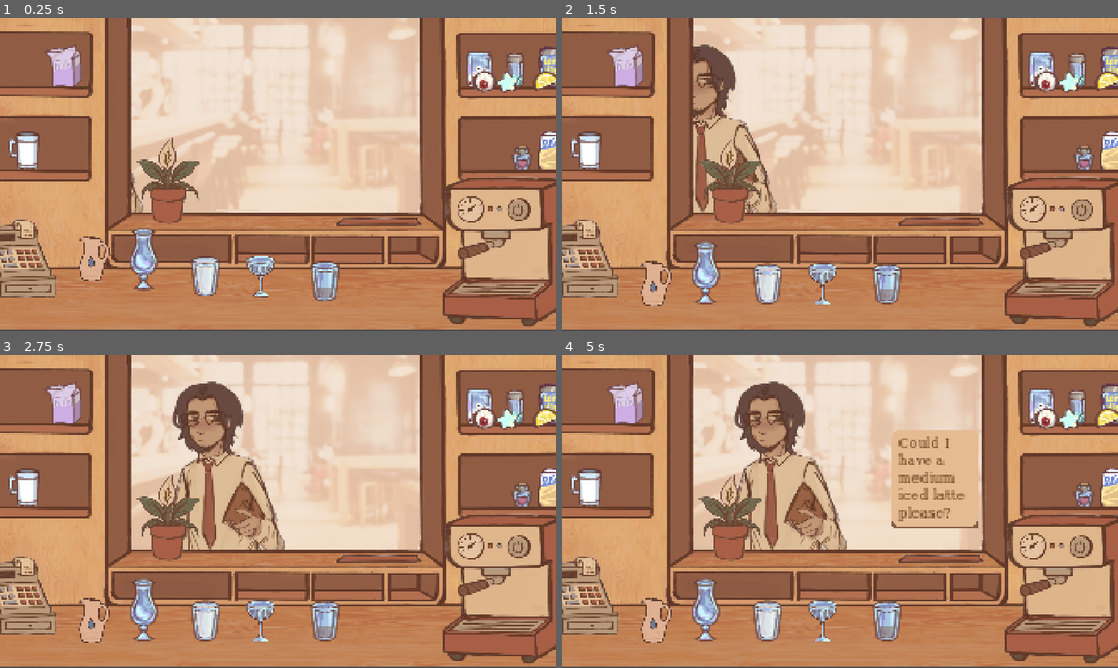
Above: before the commit, frames 1-4 (two rows, left to right).
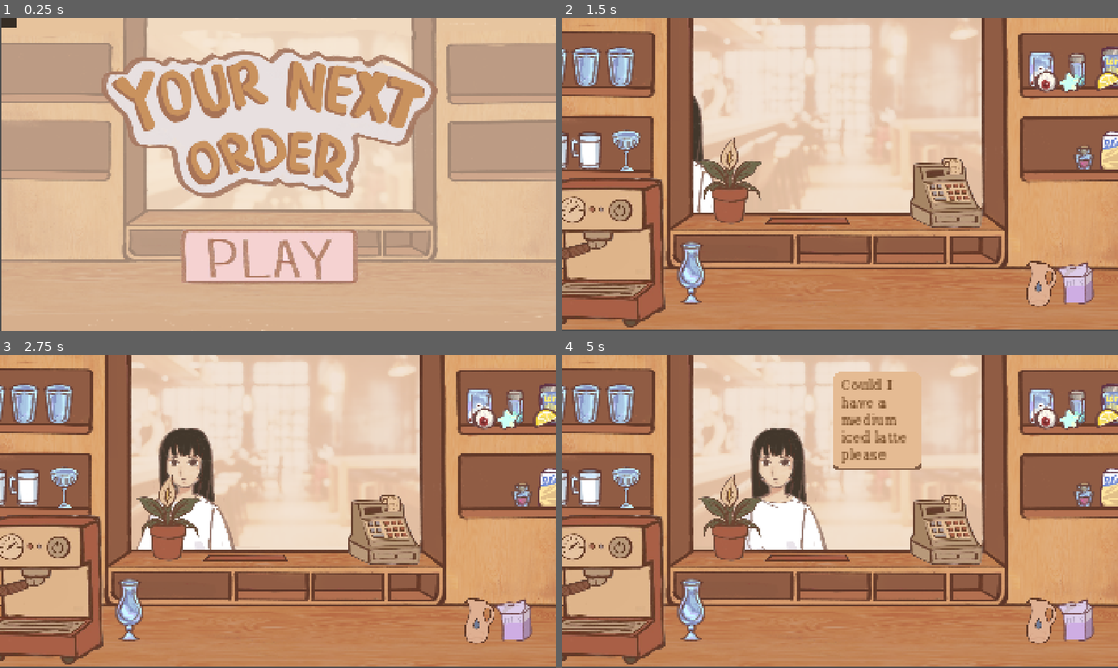
Above: after the commit, the same moments.

Repository: sanicatthedisco/brewing
Game: Godot game, scene res://Objects/main menu/main menu.tscn
Same seed, same stepped clock (60 frames per second), same inputs: the game is played once before the commit and once after it. Before the commit the project starts from res://main.tscn.
Inputs (mouse positions are in pixels of both pictures, inside the frame that each line leads up to):
- Up to frame 1 (0.25 s): no input
- Up to frame 2 (1.5 s): click (828, 255) at 0.52 s; drag from (1056, 208) to (823, 246) at 1.27 s
- Up to frame 3 (2.75 s): drag from (166, 527) to (494, 545) at 2.02 s
- Up to frame 4 (5 s): move the mouse to (895, 442) at 2.77 s; hold Space (advance_dialog) 2.78-3.5 s; click (895, 442) at 2.92 s; drag from (812, 574) to (1062, 617) at 3.52 s; move the mouse to (1006, 558) at 4.27 s; hold Space (advance_dialog) from 4.28 s (still down); click (1006, 558) at 4.42 s

The runs differ from the first frame. In frame 1, 84% of the frame differs, in the area x 0-100%, y 0-100%; in frame 2, 25%; in frame 3, 29%; in frame 4, 35%.

Commit message:
Eve

Diff:
--- a/Objects/Dialogue/Characters/Character.tscn
+++ b/Objects/Dialogue/Characters/Character.tscn
@@ -4,6 +4,7 @@
 [ext_resource type="Texture2D" uid="uid://cva8hres8vye0" path="res://Assets/Sprites/char_transparent.png" id="1_4fqcr"]
 
 [sub_resource type="SpriteFrames" id="SpriteFrames_l0epr"]
+resource_local_to_scene = true
 animations = [{
 "frames": [{
 "duration": 1.0,
--- /dev/null
+++ b/Objects/Dialogue/Characters/Eve/eve.gd
@@ -0,0 +1,28 @@
+extends Character
+
+func _ready():
+	pre_order_dialog = Dialog.new([
+		#DLine.new("Could I have a medium iced latte please?"),
+		#DLine.new("?", "protag"),
+		#DLine.new("Oh, sorry. That’s just what I usually order."),
+		#DLine.new("What do you guys have? I overslept and my mind’s a mess…"),
+		#DLine.new("I have to clock in in 20 minutes."),
+		#DLine.new("No worries. I just woke up from a nap myself.", "protag"),
+		#DLine.new("The menu’s to your left.", "protag"),
+		#DLine.new("Hmm…"),
+		DLine.new("Then I’ll have an espresso with an electric star.")
+	])
+
+	evaluation_dialogs = {
+		0.0: Dialog.new([DLine.new("This isn’t what I wanted at all.")]),
+		0.5: Dialog.new([DLine.new("It’s okay…")]),
+		0.9: Dialog.new([DLine.new("Thank you! This is great!")]),
+	}
+
+	order = Order.new(
+	8,
+	{
+		Ingredients.ESPRESSO: 1,
+		Ingredients.MILK: 3
+	}
+)
--- /dev/null
+++ b/Objects/Dialogue/Characters/Eve/eve.tscn
@@ -0,0 +1,23 @@
+[gd_scene format=3 uid="uid://ug1vtyqj5qob"]
+
+[ext_resource type="PackedScene" uid="uid://f6q3hscdopp7" path="res://Objects/Dialogue/Characters/Character.tscn" id="1_y8dgu"]
+[ext_resource type="Texture2D" uid="uid://bkiiiu67oen28" path="res://Assets/Sprites/eve.png" id="2_ivl45"]
+
+[sub_resource type="SpriteFrames" id="SpriteFrames_0soh5"]
+resource_local_to_scene = true
+animations = [{
+"frames": [{
+"duration": 1.0,
+"texture": ExtResource("2_ivl45")
+}],
+"loop": 1,
+"name": &"default",
+"speed": 5.0
+}]
+
+[node name="Eve" unique_id=1050556539 instance=ExtResource("1_y8dgu")]
+
+[node name="AnimatedSprite2D" parent="." index="0" unique_id=427216875]
+position = Vector2(358, 626)
+scale = Vector2(0.9, 0.9)
+sprite_frames = SubResource("SpriteFrames_0soh5")
--- /dev/null
+++ b/Objects/Dialogue/Characters/Kid/Kid.tscn
@@ -0,0 +1,26 @@
+[gd_scene format=3 uid="uid://djoo76h5c1inr"]
+
+[ext_resource type="PackedScene" uid="uid://f6q3hscdopp7" path="res://Objects/Dialogue/Characters/Character.tscn" id="1_bvv6f"]
+[ext_resource type="Texture2D" uid="uid://brtohkfcoaraf" path="res://Assets/Sprites/kid.png" id="2_3wgxj"]
+[ext_resource type="Script" uid="uid://5527mtppfjgh" path="res://Objects/Dialogue/Characters/Kid/kid.gd" id="2_kb8mx"]
+
+[sub_resource type="SpriteFrames" id="SpriteFrames_kb8mx"]
+resource_local_to_scene = true
+animations = [{
+"frames": [{
+"duration": 1.0,
+"texture": ExtResource("2_3wgxj")
+}],
+"loop": 1,
+"name": &"default",
+"speed": 5.0
+}]
+
+[node name="Kid" unique_id=1050556539 instance=ExtResource("1_bvv6f")]
+script = ExtResource("2_kb8mx")
+
+[node name="AnimatedSprite2D" parent="." index="0" unique_id=427216875]
+position = Vector2(374, 600)
+scale = Vector2(0.7, 0.7)
+sprite_frames = SubResource("SpriteFrames_kb8mx")
+frame_progress = 0.0
--- /dev/null
+++ b/Objects/Dialogue/Characters/Kid/kid.gd
@@ -0,0 +1,33 @@
+extends Character
+
+func _ready():
+	pre_order_dialog = Dialog.new([
+		DLine.new("…"),
+		DLine.new("(This kid is wearing such a huge jacket…Is it even that cold outside today?)", "protag"),
+		DLine.new("(... What season was it again?)", "protag"),
+		DLine.new("…May I have some milk?"),
+		DLine.new("(They’re shivering…)", "protag"),
+		DLine.new("…Please? Is it fast?"),
+		DLine.new("I have to go home before it gets dark."),
+		DLine.new("My mom always told me it’s dangerous when you can’t see the sidewalk."),
+		DLine.new("Cuz there’s bad people hiding."),
+		DLine.new("But I’m really really thirsty."),
+		DLine.new("And I didn’t bring any water, cuz I thought I’d only walk for a little bit."),
+		DLine.new("I have… 3 dollars and a quarter."),
+		DLine.new("Don’t worry about the cost. I’ll try to find something for you.", "protag")
+	])
+
+	evaluation_dialogs = {
+		0.0: Dialog.new([
+			DLine.new("Oh, I… Don’t know if I can drink that."),
+			DLine.new("Sorry. I’m in a hurry, so…! ")
+		]),
+		0.5: Dialog.new([DLine.new("Thanks! I have to go now!")]),
+	}
+
+	order = Order.new(
+	8,
+	{
+		Ingredients.MILK: 1
+	}
+)
--- a/Objects/Dialogue/Characters/character.gd
+++ b/Objects/Dialogue/Characters/character.gd
@@ -10,8 +10,10 @@
 var order: Order
 
 signal ready_for_order
+signal order_complete
+signal took_drink
 
-enum State {ORDERING, APPEARING, WAITING, EVALUATING}
+enum State {ORDERING, APPEARING, WAITING, EVALUATING, LEAVING}
 var state: State = State.APPEARING
 
 var move_speed = 200.0
@@ -29,6 +31,11 @@
 			else:
 				start_npc_dialogue(pre_order_dialog.lines)
 				state = State.ORDERING
+		State.LEAVING:
+			if position.x > target_x:
+				position.x -= move_speed * delta
+			else:
+				order_complete.emit()
 
 
 func start_npc_dialogue(dialog: Array[DLine]) -> void:
@@ -36,9 +43,10 @@
 	send_dialog(pre_order_dialog)
 
 func recieve_order(item: IngredientContainer):
+	state = State.EVALUATING
 	var score := order.evaluate_container(item)
 	print("Score: ", score)
-	var dialog: Dialog
+	var dialog: Dialog = evaluation_dialogs[0.0]
 	for score_cutoff in evaluation_dialogs:
 		if score >= score_cutoff:
 			dialog = evaluation_dialogs[score_cutoff]
@@ -54,3 +62,7 @@
 		State.ORDERING:
 			state = State.WAITING
 			ready_for_order.emit()
+		State.EVALUATING:
+			target_x = 0
+			state = State.LEAVING
+			took_drink.emit()
--- a/Objects/OrderManager.tscn
+++ b/Objects/OrderManager.tscn
@@ -1,6 +1,10 @@
 [gd_scene format=3 uid="uid://cn3he6bdr5xei"]
 
 [ext_resource type="Script" uid="uid://die33n3hlt2cu" path="res://Objects/order_manager.gd" id="1_02wla"]
+[ext_resource type="PackedScene" uid="uid://ug1vtyqj5qob" path="res://Objects/Dialogue/Characters/Eve/eve.tscn" id="2_g2qc7"]
+[ext_resource type="PackedScene" uid="uid://djoo76h5c1inr" path="res://Objects/Dialogue/Characters/Kid/Kid.tscn" id="2_ptoth"]
+[ext_resource type="PackedScene" uid="uid://bfsleojhdq3h3" path="res://Objects/Dialogue/Characters/Adam/Adam.tscn" id="3_g2qc7"]
 
 [node name="OrderManager" type="Node2D" unique_id=1788546562]
 script = ExtResource("1_02wla")
+character_scenes = Array[PackedScene]([ExtResource("2_g2qc7"), ExtResource("2_ptoth"), ExtResource("3_g2qc7")])
--- a/Objects/Surfaces/serving_mat.gd
+++ b/Objects/Surfaces/serving_mat.gd
@@ -4,10 +4,15 @@
 
 @onready var detector: Area2D = $Detector
 var active = false
+var item: IngredientContainer
 
 func _physics_process(delta):
 	if active:
 		for body in detector.get_overlapping_bodies():
 			if body is IngredientContainer:
 				item_served.emit(body as IngredientContainer)
+				item = body
 				active = false
+
+func clear_item():
+	item.queue_free()
--- a/Objects/order_manager.gd
+++ b/Objects/order_manager.gd
@@ -1,16 +1,42 @@
 extends Node2D
 
 @export var serving_mat: ServingMat
-@export var character: Character
+@export var character_scenes: Array[PackedScene]
 @export var glass: IngredientContainer
+
+var character: Character
+var char_idx := 0
+var character_spawn_pos := Vector2(-130, -20)
 
 func _ready():
 	serving_mat.item_served.connect(_serve_order)
-	character.ready_for_order.connect(_enable_orders)
-	glass.contents_start = {Ingredients.ESPRESSO: 1, Ingredients.MILK: 2.5}
+	_spawn_active_character()
 
 func _enable_orders():
 	serving_mat.active = true
 
 func _serve_order(item: IngredientContainer):
 	character.recieve_order(item)
+
+func _on_order_complete():
+	_remove_active_character()
+	char_idx += 1
+	_spawn_active_character()
+
+func _clear_drink():
+	serving_mat.clear_item()
+
+func _spawn_active_character():
+	character = character_scenes[char_idx].instantiate()
+	add_child(character)
+	character.position = character_spawn_pos
+
+	character.ready_for_order.connect(_enable_orders)
+	character.order_complete.connect(_on_order_complete)
+	character.took_drink.connect(_clear_drink)
+
+func _remove_active_character():
+	character.ready_for_order.disconnect(_enable_orders)
+	character.order_complete.disconnect(_on_order_complete)
+	character.took_drink.disconnect(_clear_drink)
+	character.queue_free()
--- a/Resources/order.gd
+++ b/Resources/order.gd
@@ -24,4 +24,5 @@
 			score = score + (1-error)
 		else:
 			score -= actual_ratio
-	return score / contents.size()
+	score /= contents.size()
+	return clampf(score, 0, score)
--- a/Scripts/dialogueManager.gd
+++ b/Scripts/dialogueManager.gd
@@ -5,8 +5,8 @@
 @onready var text_box_scene = preload("res://Objects/Dialogue/text_box.tscn")
 
 enum Speaker {CUSTOMER, PROTAG}
-var customer_pos := Vector2(1200, 400)
-var protag_pos := Vector2(1250, 500)
+var customer_pos := Vector2(1000, 200)
+var protag_pos := customer_pos + Vector2(200, 200)
 
 var dialog: Dialog
 var current_line_index = 0
--- a/main.tscn
+++ b/main.tscn
@@ -3,7 +3,6 @@
 [ext_resource type="PackedScene" uid="uid://chxk2ct451rqe" path="res://Objects/Table.tscn" id="1_0xm2m"]
 [ext_resource type="PackedScene" uid="uid://bqepkful3ipox" path="res://Objects/Machines/EspressoMachine.tscn" id="1_7mycd"]
 [ext_resource type="PackedScene" uid="uid://cn3he6bdr5xei" path="res://Objects/OrderManager.tscn" id="1_w48qg"]
-[ext_resource type="PackedScene" uid="uid://bfsleojhdq3h3" path="res://Objects/Dialogue/Characters/Adam/Adam.tscn" id="1_ycdy4"]
 [ext_resource type="PackedScene" uid="uid://bygno35u5nyh5" path="res://Objects/Containers/Glass/Glass.tscn" id="4_1bvp3"]
 [ext_resource type="PackedScene" uid="uid://scot3pwockud" path="res://Objects/Ingredients/Garnish/ElectricStar.tscn" id="4_w48qg"]
 [ext_resource type="Texture2D" uid="uid://dfq1i8k4reyxm" path="res://Assets/Sprites/Background/workspace_background.png" id="5_7mycd"]
@@ -33,66 +32,70 @@
 @onready var rim = collider.shape as SegmentShape2D
 "
 
-[sub_resource type="SegmentShape2D" id="SegmentShape2D_0odxb"]
+[sub_resource type="SegmentShape2D" id="SegmentShape2D_1u8w0"]
 resource_local_to_scene = true
 a = Vector2(-1000, 0)
 b = Vector2(1071, 1)
 
-[sub_resource type="SegmentShape2D" id="SegmentShape2D_lswn8"]
+[sub_resource type="SegmentShape2D" id="SegmentShape2D_0odxb"]
 resource_local_to_scene = true
 a = Vector2(-187, 0)
 b = Vector2(214, 1)
 
-[sub_resource type="SegmentShape2D" id="SegmentShape2D_a6jrf"]
+[sub_resource type="SegmentShape2D" id="SegmentShape2D_lswn8"]
 resource_local_to_scene = true
 a = Vector2(-187, 0)
 b = Vector2(214, 1)
 
-[sub_resource type="SegmentShape2D" id="SegmentShape2D_xuqvo"]
+[sub_resource type="SegmentShape2D" id="SegmentShape2D_a6jrf"]
 resource_local_to_scene = true
 a = Vector2(-187, 0)
 b = Vector2(214, 1)
 
-[sub_resource type="SegmentShape2D" id="SegmentShape2D_qsp4k"]
+[sub_resource type="SegmentShape2D" id="SegmentShape2D_xuqvo"]
 resource_local_to_scene = true
 a = Vector2(-198, -1)
 b = Vector2(212.5, 0)
 
 [node name="Main" type="Node2D" unique_id=1694163084]
 
-[node name="OrderManager" parent="." unique_id=1788546562 node_paths=PackedStringArray("serving_mat", "character", "glass") instance=ExtResource("1_w48qg")]
-serving_mat = NodePath("../Garnishes/Surfaces/ServingMat")
-character = NodePath("Adam")
+[node name="OrderManager" parent="." unique_id=1788546562 node_paths=PackedStringArray("serving_mat", "glass") instance=ExtResource("1_w48qg")]
+serving_mat = NodePath("../Surfaces/ServingMat")
 glass = NodePath("../Cups/Glass2")
 
-[node name="Adam" parent="OrderManager" unique_id=1050556539 instance=ExtResource("1_ycdy4")]
-position = Vector2(-138, -23)
-
 [node name="EspressoMachine" parent="." unique_id=1054846614 instance=ExtResource("1_7mycd")]
-position = Vector2(1747, 811.00006)
+position = Vector2(158, 813)
 
 [node name="Cups" type="Node2D" parent="." unique_id=196977630]
 
 [node name="CocktailGlass" parent="Cups" unique_id=1266183240 instance=ExtResource("6_4c57u")]
-position = Vector2(911, 866)
+position = Vector2(232, 453)
 capacity = 4.0
 
 [node name="Carafe" parent="Cups" unique_id=1568535870 instance=ExtResource("6_kek77")]
-position = Vector2(507, 807)
+position = Vector2(458, 867)
 capacity = 16.0
 
 [node name="Glass" parent="Cups" unique_id=731173235 instance=ExtResource("4_1bvp3")]
-position = Vector2(720, 865)
+position = Vector2(-21, 173)
 capacity = 12.0
 starting_fill = 11.0
 starting_ingredient = "Milk"
 
 [node name="Mug" parent="Cups" unique_id=167219955 instance=ExtResource("7_5vw27")]
-position = Vector2(93, 448)
+position = Vector2(-20, 451)
+capacity = 12.0
+
+[node name="Mug" parent="Cups/Mug" unique_id=186446181 instance=ExtResource("7_5vw27")]
+position = Vector2(114, -1)
 capacity = 12.0
 
 [node name="Glass2" parent="Cups" unique_id=1678497719 instance=ExtResource("4_1bvp3")]
-position = Vector2(1133, 882)
+position = Vector2(94, 173)
+capacity = 12.0
+
+[node name="Glass2" parent="Cups/Glass2" unique_id=26179990 instance=ExtResource("4_1bvp3")]
+position = Vector2(119, 0)
 capacity = 12.0
 
 [node name="Background" type="Node2D" parent="." unique_id=1552619822]
@@ -114,7 +117,8 @@
 metadata/_edit_lock_ = true
 
 [node name="Register" type="Sprite2D" parent="Background" unique_id=774174824]
-position = Vector2(69, 834)
+position = Vector2(1337, 606)
+scale = Vector2(0.8967016, 0.8967016)
 texture = ExtResource("5_ycdy4")
 
 [node name="Plant" type="Sprite2D" parent="Background" unique_id=972104437]
@@ -178,58 +182,59 @@
 [node name="InteractionZone" parent="Garnishes/Eye/InteractionDetector" index="0" unique_id=1632809004]
 metadata/_edit_lock_ = true
 
-[node name="Surfaces" type="Node2D" parent="Garnishes" unique_id=1394636145]
-
-[node name="ServingMat" parent="Garnishes/Surfaces" unique_id=1590663467 instance=ExtResource("7_ycdy4")]
-position = Vector2(1321, 706)
-
-[node name="Table" parent="Garnishes/Surfaces" unique_id=1805890429 instance=ExtResource("1_0xm2m")]
+[node name="Surfaces" type="Node2D" parent="." unique_id=1394636145]
+
+[node name="ServingMat" parent="Surfaces" unique_id=1590663467 instance=ExtResource("7_ycdy4")]
+z_index = -1
+position = Vector2(861, 704)
+
+[node name="Table" parent="Surfaces" unique_id=1805890429 instance=ExtResource("1_0xm2m")]
 position = Vector2(928, 988)
 script = SubResource("GDScript_w48qg")
 
-[node name="CollisionShape2D" parent="Garnishes/Surfaces/Table" index="0" unique_id=375987916]
+[node name="CollisionShape2D" parent="Surfaces/Table" index="0" unique_id=375987916]
+shape = SubResource("SegmentShape2D_1u8w0")
+
+[node name="Shelf1" parent="Surfaces" unique_id=783082087 instance=ExtResource("1_0xm2m")]
+position = Vector2(105, 530)
+script = SubResource("GDScript_w48qg")
+
+[node name="CollisionShape2D" parent="Surfaces/Shelf1" index="0" unique_id=375987916]
 shape = SubResource("SegmentShape2D_0odxb")
 
-[node name="Shelf1" parent="Garnishes/Surfaces" unique_id=783082087 instance=ExtResource("1_0xm2m")]
-position = Vector2(105, 530)
-script = SubResource("GDScript_w48qg")
-
-[node name="CollisionShape2D" parent="Garnishes/Surfaces/Shelf1" index="0" unique_id=375987916]
+[node name="Shelf3" parent="Surfaces" unique_id=1016166064 instance=ExtResource("1_0xm2m")]
+position = Vector2(1789, 246)
+script = SubResource("GDScript_w48qg")
+
+[node name="CollisionShape2D" parent="Surfaces/Shelf3" index="0" unique_id=375987916]
 shape = SubResource("SegmentShape2D_lswn8")
-
-[node name="Shelf3" parent="Garnishes/Surfaces" unique_id=1016166064 instance=ExtResource("1_0xm2m")]
-position = Vector2(1789, 246)
-script = SubResource("GDScript_w48qg")
-
-[node name="CollisionShape2D" parent="Garnishes/Surfaces/Shelf3" index="0" unique_id=375987916]
+metadata/_edit_lock_ = true
+
+[node name="Shelf4" parent="Surfaces" unique_id=341765567 instance=ExtResource("1_0xm2m")]
+position = Vector2(1794, 528)
+script = SubResource("GDScript_w48qg")
+
+[node name="CollisionShape2D" parent="Surfaces/Shelf4" index="0" unique_id=375987916]
 shape = SubResource("SegmentShape2D_a6jrf")
 metadata/_edit_lock_ = true
 
-[node name="Shelf4" parent="Garnishes/Surfaces" unique_id=341765567 instance=ExtResource("1_0xm2m")]
-position = Vector2(1794, 528)
-script = SubResource("GDScript_w48qg")
-
-[node name="CollisionShape2D" parent="Garnishes/Surfaces/Shelf4" index="0" unique_id=375987916]
+[node name="Shelf2" parent="Surfaces" unique_id=808925479 instance=ExtResource("1_0xm2m")]
+position = Vector2(114, 240)
+script = SubResource("GDScript_w48qg")
+
+[node name="CollisionShape2D" parent="Surfaces/Shelf2" index="0" unique_id=375987916]
 shape = SubResource("SegmentShape2D_xuqvo")
-metadata/_edit_lock_ = true
-
-[node name="Shelf2" parent="Garnishes/Surfaces" unique_id=808925479 instance=ExtResource("1_0xm2m")]
-position = Vector2(114, 240)
-script = SubResource("GDScript_w48qg")
-
-[node name="CollisionShape2D" parent="Garnishes/Surfaces/Shelf2" index="0" unique_id=375987916]
-shape = SubResource("SegmentShape2D_qsp4k")
 
 [node name="Pourable" parent="." unique_id=253281349 instance=ExtResource("23_1u8w0")]
-position = Vector2(229, 165)
+position = Vector2(1781, 884)
 
 [node name="WaterJug" parent="." unique_id=944164172 instance=ExtResource("24_1u8w0")]
-position = Vector2(334, 801)
+position = Vector2(1667, 874)
 
 [editable path="Garnishes/Lemon"]
 [editable path="Garnishes/Eye"]
-[editable path="Garnishes/Surfaces/Table"]
-[editable path="Garnishes/Surfaces/Shelf1"]
-[editable path="Garnishes/Surfaces/Shelf3"]
-[editable path="Garnishes/Surfaces/Shelf4"]
-[editable path="Garnishes/Surfaces/Shelf2"]
+[editable path="Surfaces/Table"]
+[editable path="Surfaces/Shelf1"]
+[editable path="Surfaces/Shelf3"]
+[editable path="Surfaces/Shelf4"]
+[editable path="Surfaces/Shelf2"]
--- a/project.godot
+++ b/project.godot
@@ -11,7 +11,7 @@
 [application]
 
 config/name="brewing"
-run/main_scene="uid://ta5fgdjwgsxi"
+run/main_scene="uid://vngvihe74l52"
 config/features=PackedStringArray("4.7", "GL Compatibility")
 config/icon="uid://juo66qomumfm"
 
Binary file added: Assets/Sprites/eve.png
Not shown, added: Assets/Sprites/eve.png.import
Binary file added: Assets/Sprites/kid.png
Not shown, added: Assets/Sprites/kid.png.import
Not shown, added: Objects/Dialogue/Characters/Eve/eve.gd.uid
Not shown, added: Objects/Dialogue/Characters/Kid/kid.gd.uid
